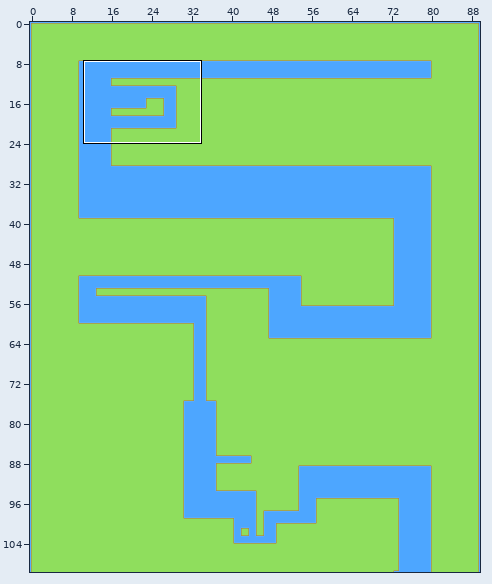
An edit to a level. Tiled map, Assets/com.seanba.super-tiled2unity/FINAL/Maps/Overworld 1.tmx. Above: a wide view before the commit, with the close-up outlined.
Close-up. As it was:
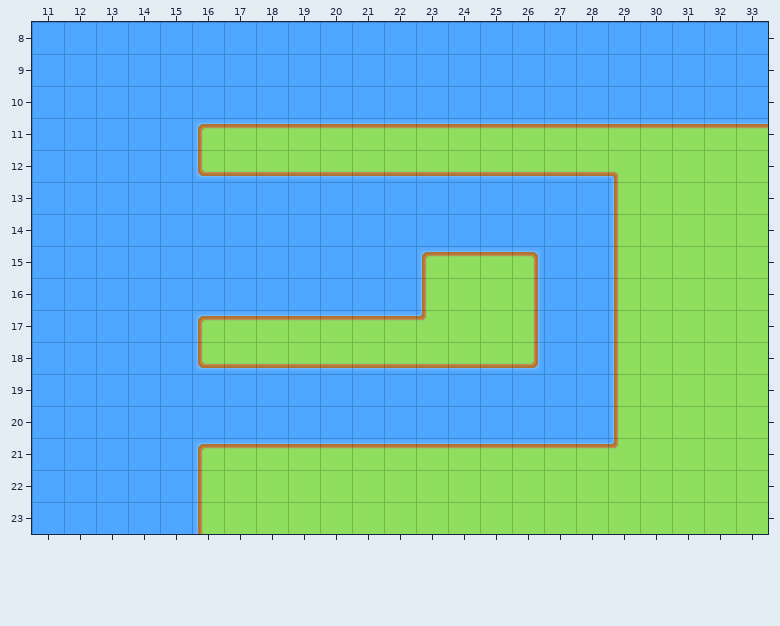
Cells are 32x32 px. Shown: x 11..33, y 8..23. The commit also changed other parts of the map, which this record leaves out.
New version:
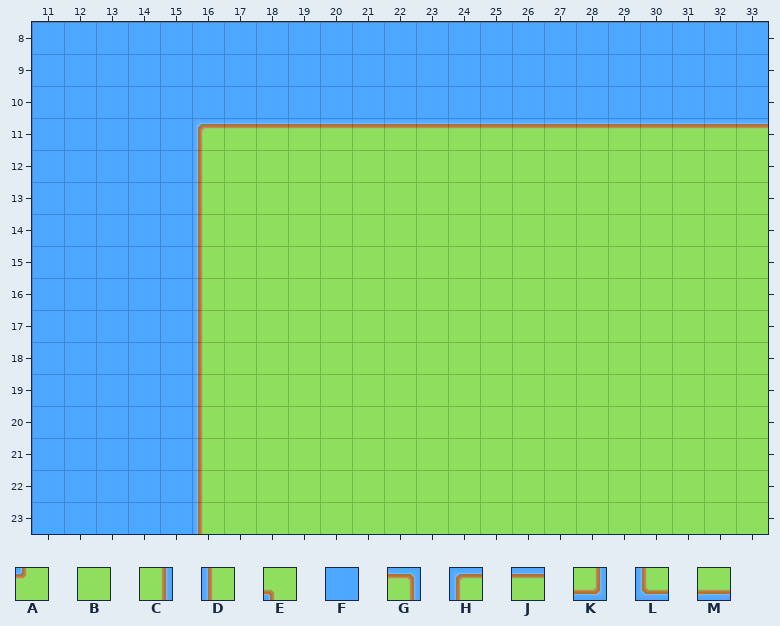
Key: from "Grass": A 60 "2.5", B 61 "2.6", C 62 "2.7", D 75 "4.4", E 84 "5.5", F 88 "6.1", G 99 "1.4", H 100 "1.5", J 101 "1.6", K 114 "6.4", L 115 "6.5", M 116 "6.6".
_ is an empty cell, . an unchanged one.
Diff:
--- layer "Tile Layer 1"
@@ x 16..29 @@
-12 LMMMMMMMMMMMME
-13 FFFFFFFFFFFFFD
-14 FFFFFFFFFFFFFD
-15 FFFFFFFHJJGFFD
-16 FFFFFFFD..CFFD
-17 HJJJJJJA..CFFD
-18 LMMMMMMMMMKFFD
-19 FFFFFFFFFFFFFD
-20 FFFFFFFFFFFFFD
-21 HJJJJJJJJJJJJA
+12 DBBBBBBBBBBBBB
+13 DBBBBBBBBBBBBB
+14 DBBBBBBBBBBBBB
+15 DBBBBBBBBBBBBB
+16 DBBBBBBB..BBBB
+17 DBBBBBBB..BBBB
+18 DBBBBBBBBBBBBB
+19 DBBBBBBBBBBBBB
+20 DBBBBBBBBBBBBB
+21 DBBBBBBBBBBBBB
Changed places in both close-ups, as pixel boxes (x1, y1, x2, y2):
changed: (194, 168, 620, 452)
